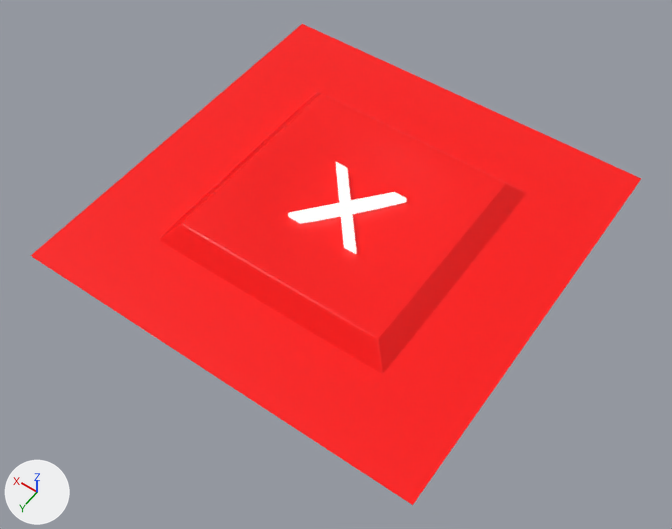
The Blender file quit.blend, before and after one commit.
Camera for both pictures: a 50 mm lens placed at (-7.9, 11.46, 16.0), pointed at (-0.38, 0.93, -0.54). Lighting does not change. The marker at lower left points along +X, +Y and +Z.

Script lines for the objects in view, before the commit:
```python
mat_material_001 = principled_material('Material.001')
mat_material_001.base_color = (1.0, 0.0, 0.0)  # red #ff0000
mat_material_001.roughness = 0.3
mat_material_002 = emission_material('Material.002')
mat_material_002.base_color = (1.0, 1.0, 1.0)  # white #ffffff
me_plane = bpy.data.meshes.new('Plane')
me_plane.from_pydata(...)  # 12 vertices, 9 faces; spans x -3.01..3.01, y -3.01..3.01, z 0.0..0.46
me_plane.polygons.foreach_set('use_smooth', [True] * 9)
me_plane.materials.append(mat_material_001)  # red #ff0000
me_plane_001 = bpy.data.meshes.new('Plane.001')
me_plane_001.from_pydata([(-1.0, -1.0, 0.0), (1.0, -1.0, 0.0), (-1.0, 1.0, 0.0), (1.0, 1.0, 0.0)], [], [(0, 1, 3, 2)])
me_plane_001.materials.append(mat_material_001)  # red #ff0000
me_text = bpy.data.meshes.new('Text')
me_text.from_pydata(...)  # 24 vertices, 32 faces; spans x -0.353..0.351, y -0.345..0.337, z -0.034..0.034
me_text.materials.append(mat_material_002)  # white #ffffff
ob_plane = bpy.data.objects.new('Plane', me_plane)
ob_plane.location = (0.0, 0.0, 0.0)
_m = ob_plane.modifiers.new('Bevel', 'BEVEL')
_m.width = 0.05
_m.width_pct = 0.05
_m.segments = 2
_m = ob_plane.modifiers.new('Subdivision', 'SUBSURF')
_m.levels = 3
_m.render_levels = 3
ob_plane_001 = bpy.data.objects.new('Plane.001', me_plane_001)
ob_plane_001.location = (0.0, 0.0, 0.0)
ob_plane_001.scale = (4.97, 4.97, 4.97)
ob_text = bpy.data.objects.new('Text', me_text)
ob_text.location = (0.0, 0.0, 0.27)
ob_text.scale = (2.79, 2.79, 2.79)
```
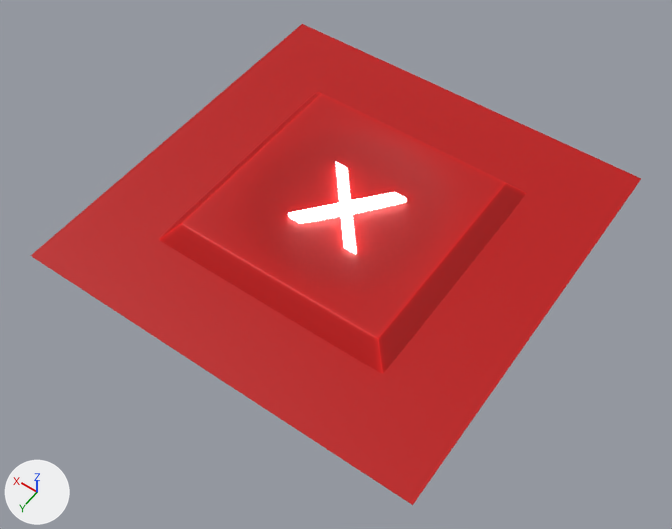
Boxes (x1, y1, x2, y2) around the edits, measured in the pictures (672 x 529 px):
'Plane.001', recoloured: (31, 24, 641, 505) in both
'Plane', recoloured: (159, 92, 526, 374) in both

The change, as a diff of the scene's bpy script:
```diff
--- a/quit.blend.py
+++ b/quit.blend.py
@@ mat_material_001 @@
 mat_material_001 = bpy.data.materials.new('Material.001')
-# nodes: BsdfPrincipled, OutputMaterial
-# colours: red #ff0000
+# nodes: BsdfPrincipled, Mix, NewGeometry, OutputMaterial, ValToRGB
+# colours: black #000000, white #ffffff, red #ff0000
@@ mat_material_002 @@
 mat_material_002.base_color = (1.0, 1.0, 1.0)  # white #ffffff
+mat_material_002.strength = 5.0
```
